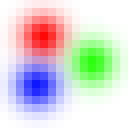
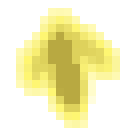
Layer changes from the first w=128, h=128 image to the second:
added layer "tutorialadvanceditem" above "tutorialblock" over [16,8,120,128]
renamed "Layer 2" to "tutorialitem", hid it over [0,0,128,128]
